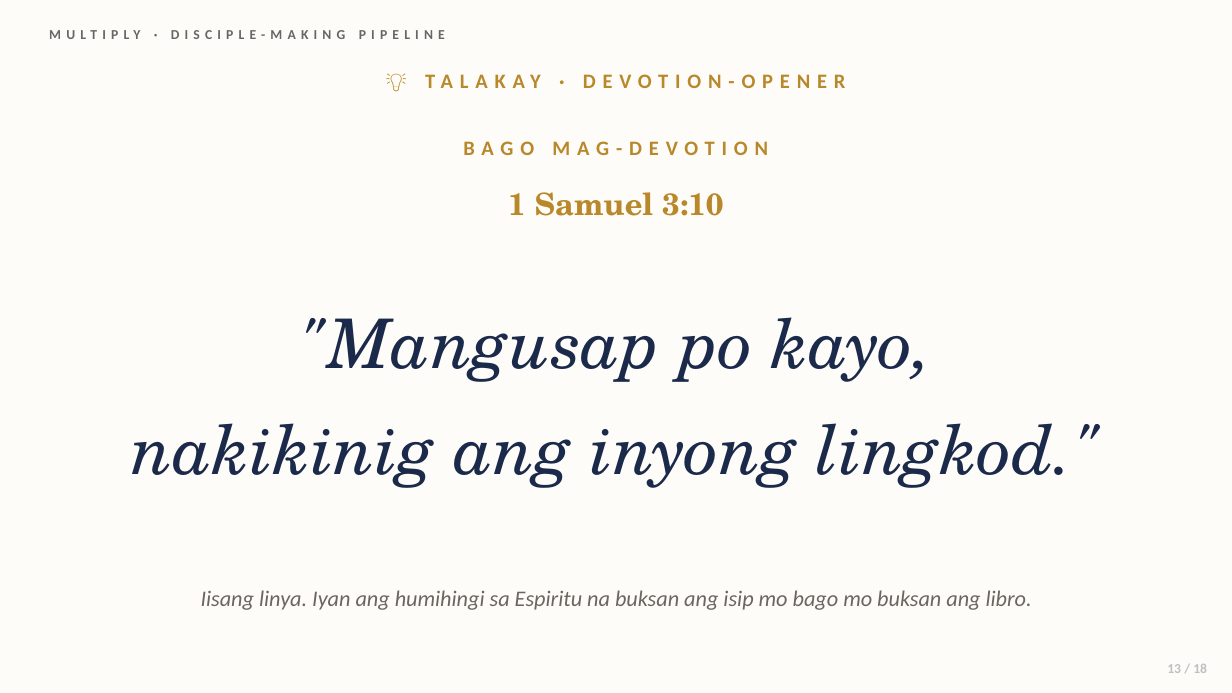
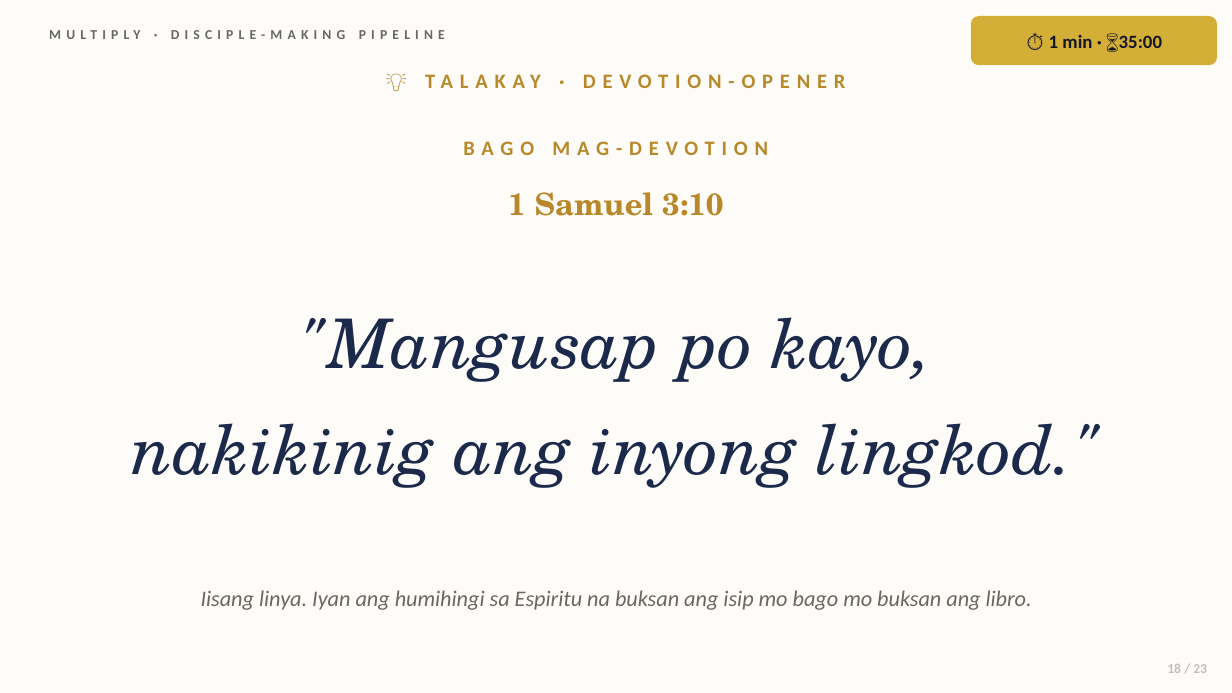
Before and after one commit to gejable1/multiply, a slide deck: slide 18 of lessons/btli101_xrw5fg/btli1_l2_slides.pptx (slide 13 before the commit). Drawn at 1232x693 pixels with LibreOffice and Linux fonts; fonts in the diff are those of the drawing. Boxes give left, top, right and bottom in pixels: in the first picture for what was removed or moved away, otherwise in the second. Text is boxed around its words. In the diff, an @@ line names an element or a change of style, - is before the commit and + after.

```diff
--- a/lessons/btli101_xrw5fg/btli1_l2_slides.pptx
+++ b/lessons/btli101_xrw5fg/btli1_l2_slides.pptx
@@ rounded rectangle added at (971,16,1217,65), fill #D4AF37, 11 pt, text #141628, bold @@
+⏱ 1 min · ⌛35:00
@@ text at (1167,664,1207,673): text changed @@
-13 / 18
+18 / 23
```
Also in this commit, not shown: 17 other slides changed, 5 slides added.
